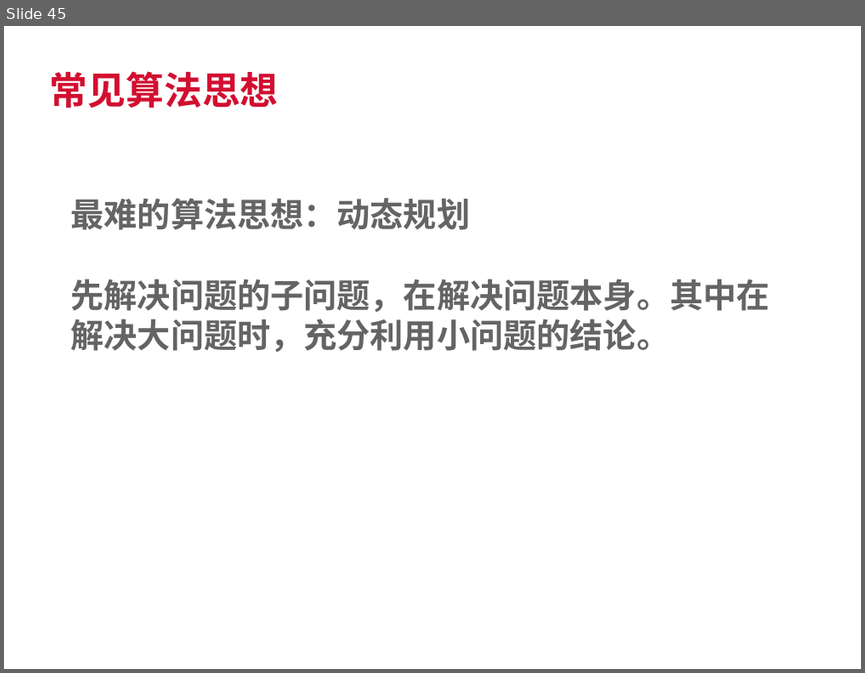
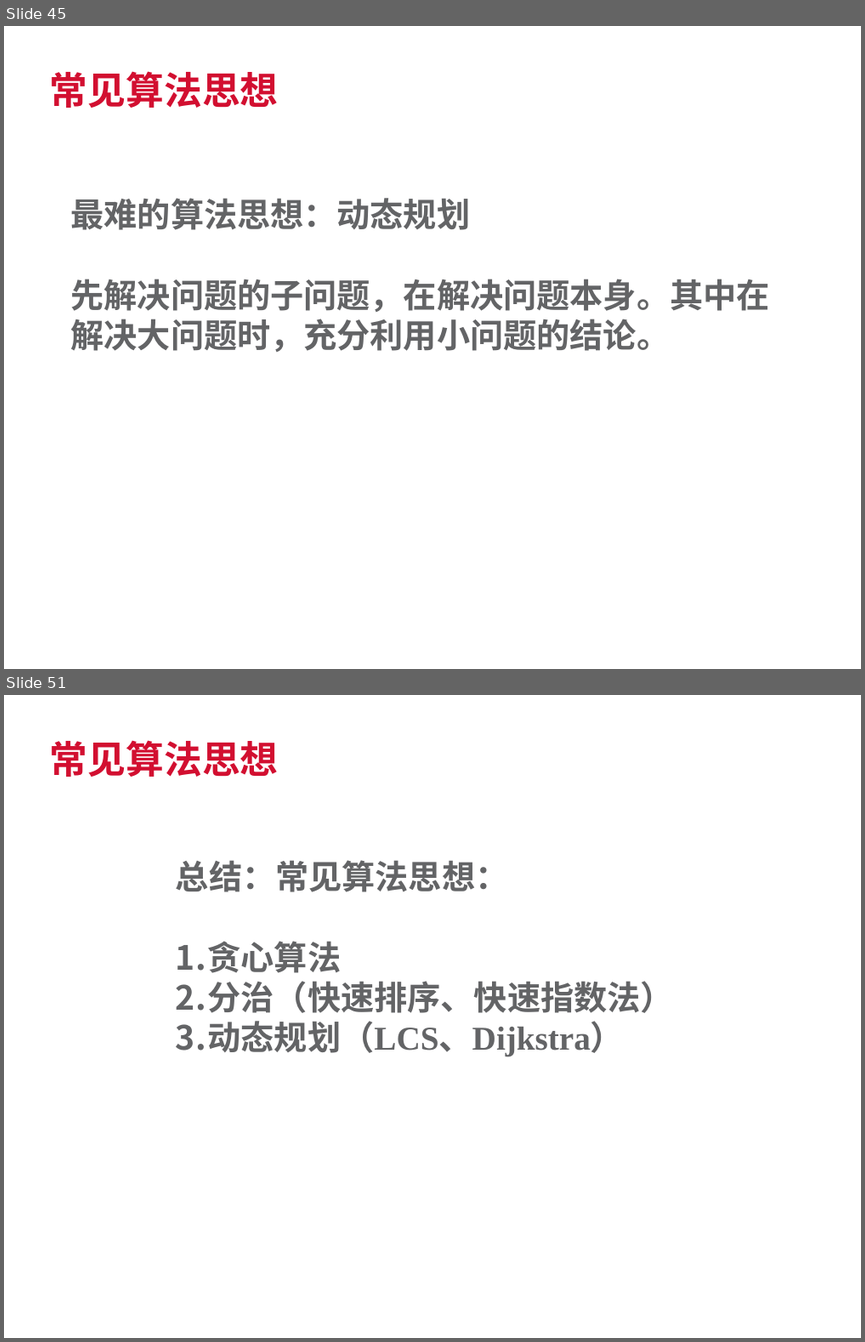
Before and after one commit to SherlockGn/documents, a slide deck: trendmicro template.pptx. Shown one above the other, each under a label of ours: slide 45 before the commit, slides 45 and 51 after it; the slides between them are not shown. The pictures are 865x673 and 865x1342 pixels, drawn with LibreOffice and Linux fonts; fonts in the diff are those of the drawing; background and template pictures are left out. Boxes give left, top, right and bottom in pixels: in the first picture for what was removed or moved away, otherwise in the second. Text is boxed around its words. In the diff, an @@ line names an element or a change of style, - is before the commit and + after.

```diff
--- a/trendmicro template.pptx
+++ b/trendmicro template.pptx
@@ slide 51 added at bbox=[4, 695, 861, 1338], background #FFFFFF @@
@@ title added at bbox=[50, 740, 279, 777], 32 pt, text #D20F30, bold @@
+常见算法思想
@@ text added at bbox=[176, 860, 674, 1057], 28 pt, text #636466, bold @@
+总结：常见算法思想：
+1. 贪心算法
+2. 分治（快速排序、快速指数法）
+3. 动态规划（LCS、Dijkstra）
@@ text added at bbox=[10, 1309, 112, 1329], 9 pt, text #FFFFFF @@
+04/25/2016
```
Also in this commit, not shown: 2 slides changed, 4 other slides added, 2 other files.
